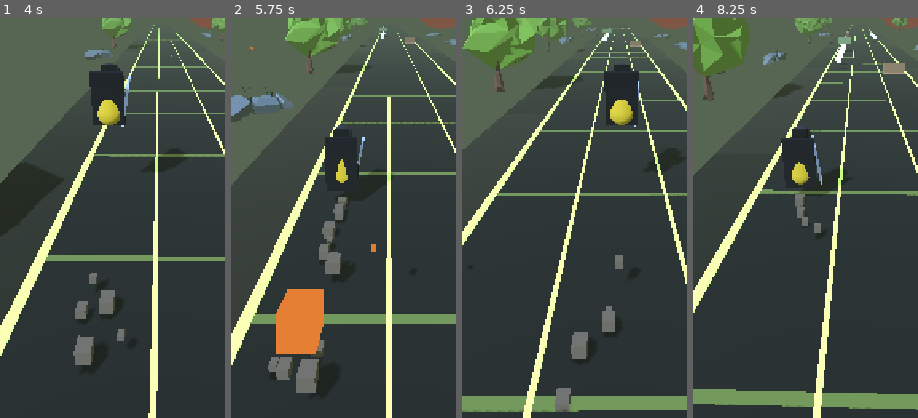
Above: before the commit, frames 1-4 (left to right).
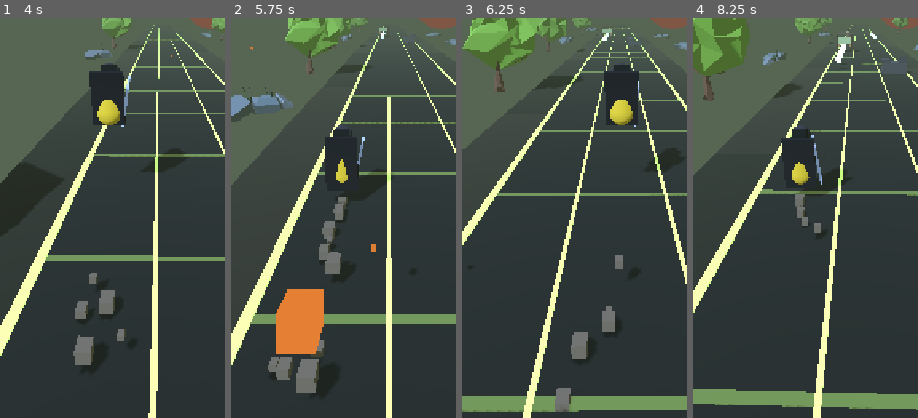
Above: after the commit, the same moments.

Repository: DanielEleojo/tribulation
Game: Godot game, scene res://scenes/splash.tscn
Same seed, same stepped clock (60 frames per second), same inputs: the game is played once before the commit and once after it.
Inputs (mouse positions are % of the whole screen's width and height, from its top left):
- Up to frame 1 (4 s): tap Enter (restart) every 0.75 s from 0.5 to 2.75 s; move the mouse to (72, 45) at 0.52 s; hold Right (move_right) 0.53-1.28 s; tap F (slash) at 0.6, 2.1, 3.6 s; click (72, 45) at 0.67 s; tap Space (jump) at 0.77, 1.07, 1.52, 1.82, 3.02, 3.32, 3.77 s; move the mouse to (30, 55) at 1.27 s; hold Left (move_left) 1.28-2.03 s; tap Down (slide) at 1.35, 2.85 s; move the mouse to (60, 28) at 2.02 s; hold Right (move_right) 2.03-3.53 s; move the mouse to (45, 70) at 2.77 s; click (45, 70) at 2.92 s; move the mouse to (80, 65) at 3.52 s; hold Left (move_left) from 3.53 s (still down)
- Up to frame 2 (5.75 s): keep holding Left (move_left); tap Space (jump) at 4.07, 4.52, 4.82 s; move the mouse to (20, 35) at 4.27 s; tap Down (slide) at 4.35 s; move the mouse to (55, 50) at 5.02 s; tap F (slash) at 5.1 s; click (55, 50) at 5.17 s
- Up to frame 3 (6.25 s): move the mouse to (35, 25) at 5.77 s; release Left (move_left) at 5.78 s; hold Right (move_right) from 5.78 s (still down); tap Down (slide) at 5.85 s; tap Space (jump) at 6.02 s
- Up to frame 4 (8.25 s): tap Space (jump) at 6.32, 6.77, 7.07, 7.52, 7.82 s; move the mouse to (72, 45) at 6.52 s; tap F (slash) at 6.6, 8.1 s; move the mouse to (30, 55) at 7.27 s; tap Down (slide) at 7.35 s; click (30, 55) at 7.42 s; move the mouse to (60, 28) at 8.02 s; release Right (move_right) at 8.03 s; hold Left (move_left) from 8.03 s (still down)
The pictures show only the part of the screen within x 15-65%, y 42-92%; the shares and areas given below are measured in that part.

Frame 1 is identical in both runs. In frame 2, 0.1% of the frame differs, in the area x 65-83%, y 2-7%; in frame 3, 0.1%; in frame 4, 0.5%, in the area x 64-97%, y 4-14%.

Commit message:
Rework base obstacles: Stone Ward (jump) + Spirit Barrier (slide) — wuxia sculpted hazards

Diff:
--- a/scripts/spawner.gd
+++ b/scripts/spawner.gd
@@ -241,19 +241,39 @@
 	var sc: float = ts["scale"]
 	var hz := _hz()
 	if is_block:
-		# Low ground hazard to JUMP (boulder/sweep — hue shifts per cultivation stage).
+		# STONE WARD to JUMP — a rough rune-carved stone with a jagged crest.
 		var size := Vector3(width, BLOCK_HEIGHT, BLOCK_DEPTH)
 		var cy := BLOCK_HEIGHT * 0.5
 		var area := _make_area(size, cy, false)
-		_add_glow(area, Vector3(width * sc, BLOCK_HEIGHT * 0.85, 0.35), Vector3(0.0, cy, 0.0), hz["low"], accent, energy)
-		_add_glow(area, Vector3(width * sc, 0.14, 0.7), Vector3(0.0, 0.07, 0.0), hz["low"], accent, energy * 1.4)  # bright ground line
+		var stone := Color(0.30, 0.29, 0.33)
+		_add_box(area, Vector3(width, BLOCK_HEIGHT, BLOCK_DEPTH), Vector3(0.0, cy, 0.0), stone, Color.BLACK, false)
+		# jagged crest along the top so it isn't a flat slab
+		var n := maxi(2, int(width / 1.6))
+		for i in range(n):
+			var fx := (float(i) / float(maxi(1, n - 1)) - 0.5) * (width - 0.5)
+			var hh := 0.30 + 0.22 * float((i % 2))
+			_add_box(area, Vector3((width / float(n)) * 0.7, hh, BLOCK_DEPTH * 0.7), Vector3(fx, BLOCK_HEIGHT + hh * 0.5, 0.0), stone.darkened(0.12), Color.BLACK, false)
+		# glowing rune carved on the face + a qi-line at the base
+		_add_glow(area, Vector3(minf(width, 1.4) * sc, 0.55, 0.08), Vector3(0.0, cy + 0.05, -BLOCK_DEPTH * 0.5 - 0.05), hz["low"], accent, energy * 1.6)
+		_add_glow(area, Vector3(width * sc, 0.12, BLOCK_DEPTH * 0.7), Vector3(0.0, 0.06, 0.0), hz["low"], accent, energy * 1.3)
 		return area
 	else:
-		# High hazard to SLIDE under (branch/blade — hue shifts per stage).
+		# SPIRIT BARRIER to SLIDE under — posts + lintel + a humming qi beam hung with talismans.
 		var size := Vector3(width, BAR_HEIGHT, BAR_DEPTH)
 		var cy := BAR_BOTTOM_Y + BAR_HEIGHT * 0.5
 		var area := _make_area(size, cy, false)
-		_add_glow(area, Vector3(width * sc, BAR_HEIGHT, 0.3), Vector3(0.0, cy, 0.0), hz["high"], accent, energy)
+		var wood := Color(0.26, 0.18, 0.12)
+		var post_top := cy + BAR_HEIGHT * 0.5 + 0.5
+		for sx in [-width * 0.5 + 0.12, width * 0.5 - 0.12]:
+			_add_box(area, Vector3(0.18, post_top, 0.18), Vector3(sx, post_top * 0.5, 0.0), wood, Color.BLACK, false)
+		_add_box(area, Vector3(width + 0.25, 0.18, 0.28), Vector3(0.0, post_top, 0.0), wood.lightened(0.1), Color.BLACK, false)
+		# the lethal glowing beam
+		_add_glow(area, Vector3(width * sc, BAR_HEIGHT, BAR_DEPTH), Vector3(0.0, cy, 0.0), hz["high"], accent, energy * 1.4)
+		# hanging talisman strips dangling into view
+		var t := maxi(2, int(width / 1.6))
+		for i in range(t):
+			var tx := (float(i) / float(maxi(1, t - 1)) - 0.5) * (width - 0.6)
+			_add_glow(area, Vector3(0.13, 0.45, 0.04), Vector3(tx, cy - BAR_HEIGHT * 0.5 - 0.22, -BAR_DEPTH * 0.5), hz["high"].lerp(Color(1.0, 0.3, 0.2), 0.4), accent, energy)
 		return area
 
 func _make_enemy() -> Area3D:
Not shown, changed: devlog.txt
